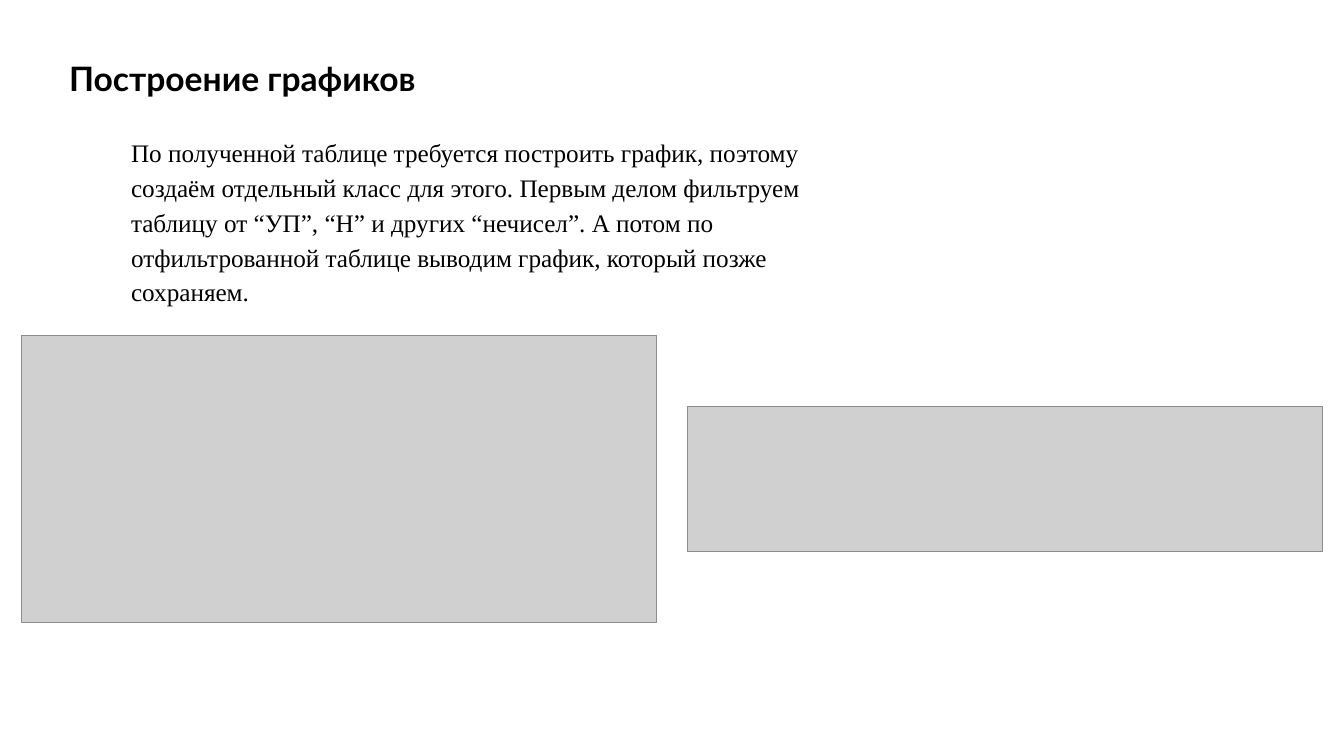
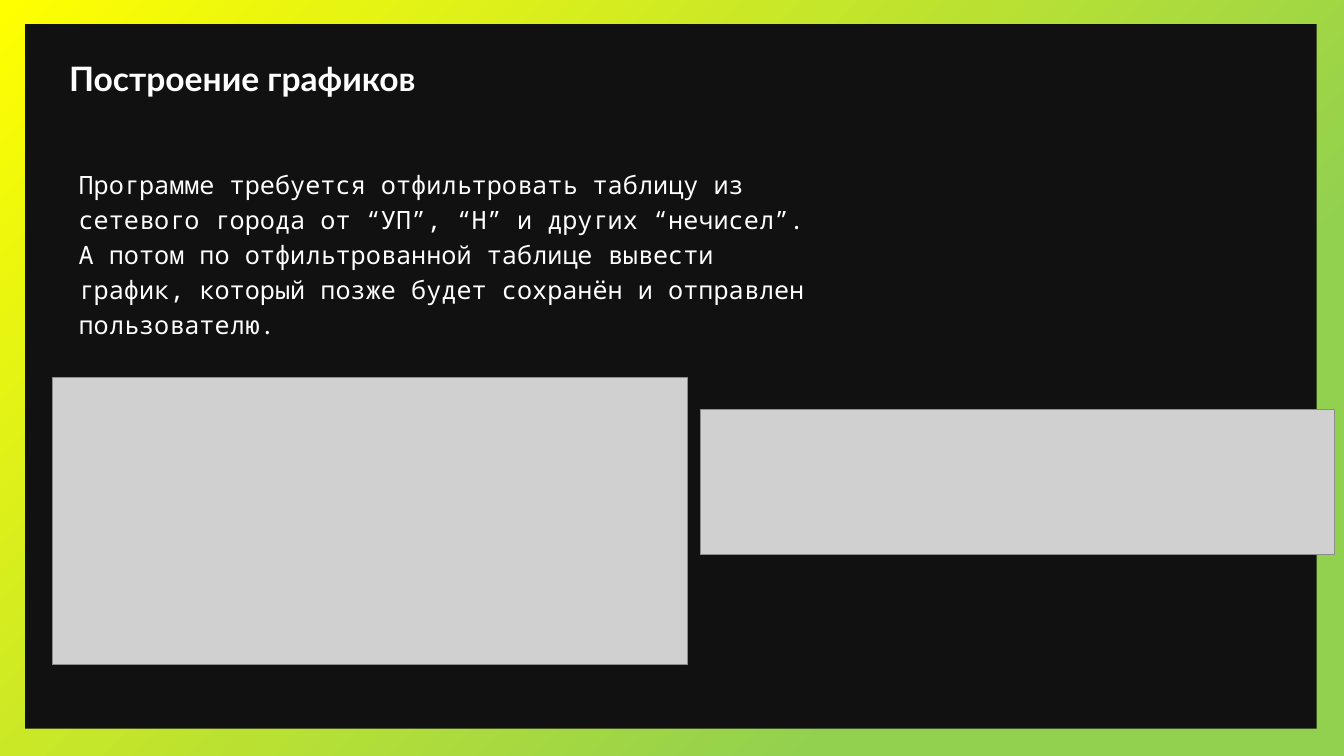
Before and after one commit to FFlop235/School_Project, a slide deck: slide 17 of Анализ оценок из Сетевого Города.pptx. Drawn at 1344x756 pixels with LibreOffice and Linux fonts; fonts in the diff are those of the drawing; grey boxes stand for pictures. Boxes give left, top, right and bottom in pixels: in the first picture for what was removed or moved away, otherwise in the second. Text is boxed around its words. In the diff, an @@ line names an element or a change of style, - is before the commit and + after.

```diff
--- a/Анализ оценок из Сетевого Города.pptx
+++ b/Анализ оценок из Сетевого Города.pptx
@@ background #FFFFFF to gradient #FFFF00 to #92D050 @@
@@ rectangle added at box(25, 24, 1317, 729), fill #111111 @@
@@ text "Построение графиков" at box(69, 66, 415, 97): text colour #000000 to #FFFFFF @@
@@ text at box(79, 175, 804, 335): text changed; font Times New Roman to Noto Sans Mono; text colour #000000 to #FFFFFF @@
-По полученной таблице требуется построить график, поэтому создаём отдельный класс для этого. Первым делом фильтруем таблицу от “УП”, “Н” и других “нечисел”. А потом по отфильтрованной таблице выводим график, который позже сохраняем.
+Программе требуется отфильтровать таблицу из сетевого города от “УП”, “Н” и других “нечисел”. А потом по отфильтрованной таблице вывести график, который позже будет сохранён и отправлен пользователю.
@@ picture: place and size @@
-picture at box(21, 336, 656, 623)
+picture at box(52, 378, 688, 665)
@@ picture: place and size @@
-picture at box(688, 406, 1323, 552)
+picture at box(701, 409, 1336, 555)
```
Also in this commit, not shown: 8 other slides changed, 4 slides added, 4 slides removed, 5 other files.
